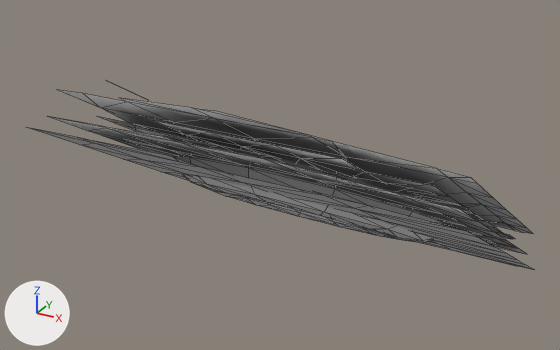
Renders of the glTF model Assets/3DTile.glb from each side of a commit.
Rendered twice from a 50 mm camera at (19.5, -40.0, 20.4) aimed at (-2.1, -0.7, 0.7). Arrows for +X, +Y and +Z are at lower left; the lights stay in place. Mesh edges are drawn as thin lines. Vertices at the same position are counted once.

The older version as bpy lines, for what is in view:
```python
me_launcher_icon_model = bpy.data.meshes.new('launcher_icon_model')
me_launcher_icon_model.from_pydata(...)  # 559 vertices, 891 faces; spans x -12.7..11.9, y -9.5..19.7, z -4.4..13.2
me_launcher_icon_model.materials.append(mat_launcher_atlas)  # its picture is missing
ob_launcher_icon_model = bpy.data.objects.new('launcher_icon_model', me_launcher_icon_model)
ob_launcher_icon_model.location = (0.39, -5.09, -4.61)
```
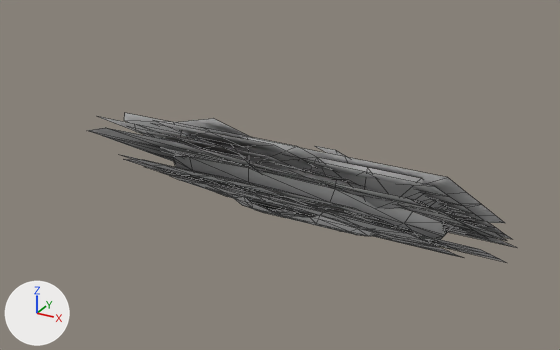
Where the newer file only moved an object's origin or applied its transform, the numbers keep the older frame.

The edits, one by one:
me_launcher_icon_model is used by ob_launcher_icon_model.
me_launcher_icon_model had 559 vertices, 891 faces and spanned x -12.7..11.9, y -9.5..19.7, z -4.4..13.2.
me_launcher_icon_model now has 889 vertices, 1465 faces and spans x -12.7..11.0, y -5.7..15.9, z -3.3..11.9.
me_launcher_icon_model part 1: the loose piece of 154 vertices spanning x -9.5..7.8, y -1.3..15.0, z -2.2..8.5 is copied, and the copy is multiplied about its middle by the matrix ((-0.014, 0.468, -0.285), (0.479, -0.128, -0.234), (-0.266, -0.255, -0.405)), then moved by (-0.3, -0.7, -0.8); it spans x -6.4..4.0, y 1.7..10.4, z -0.3..5.2.
me_launcher_icon_model part 2: the loose piece of 46 vertices spanning x -8.7..6.6, y -1.5..15.9, z -1.9..8.9 is copied, and the copy is moved by (0.7, -1.1, -1.5); it spans x -8.0..7.3, y -2.6..14.8, z -3.3..7.4.
me_launcher_icon_model part 3: a new loose piece of 115 vertices spanning x -8.9..8.1, y -2.4..13.9, z 0.0..10.5, in mat_launcher_atlas (its picture is missing).
me_launcher_icon_model part 4: a new loose piece of 57 vertices spanning x -10.4..10.6, y -4.9..15.1, z -3.1..9.0, in mat_launcher_atlas (its picture is missing).
me_launcher_icon_model part 5: a new loose piece of 18 vertices spanning x -12.7..9.5, y -1.1..14.8, z -1.7..8.0, in mat_launcher_atlas (its picture is missing).
Part 6, on me_launcher_icon_model:
92 vertices are removed from x -12.7..11.9, y -9.5..19.7, z -4.4..13.2.
137 faces are deleted.
2 vertices are added at (-11.4, 0.5, 8.6), (-10.7, -0.2, 9.5).
3 new faces join them.

Pixel boxes [x1, y1, x2, y2] of what changed, in the pictures (560 x 350 px):
'launcher_icon_model', reshaped (15% narrower, 21% shorter): before [26, 81, 533, 269]; after [87, 113, 517, 262]
part 1 of me_launcher_icon_model, added: after [233, 197, 377, 236]
part 2 of me_launcher_icon_model, added: after [160, 172, 464, 258]
part 3 of me_launcher_icon_model, added: after [152, 123, 455, 214]
part 4 of me_launcher_icon_model, added: after [119, 154, 505, 262]
part 5 of me_launcher_icon_model, added: after [168, 150, 487, 239]
part 6 of me_launcher_icon_model, cut back: before [26, 90, 533, 269]; after [124, 113, 181, 134]
